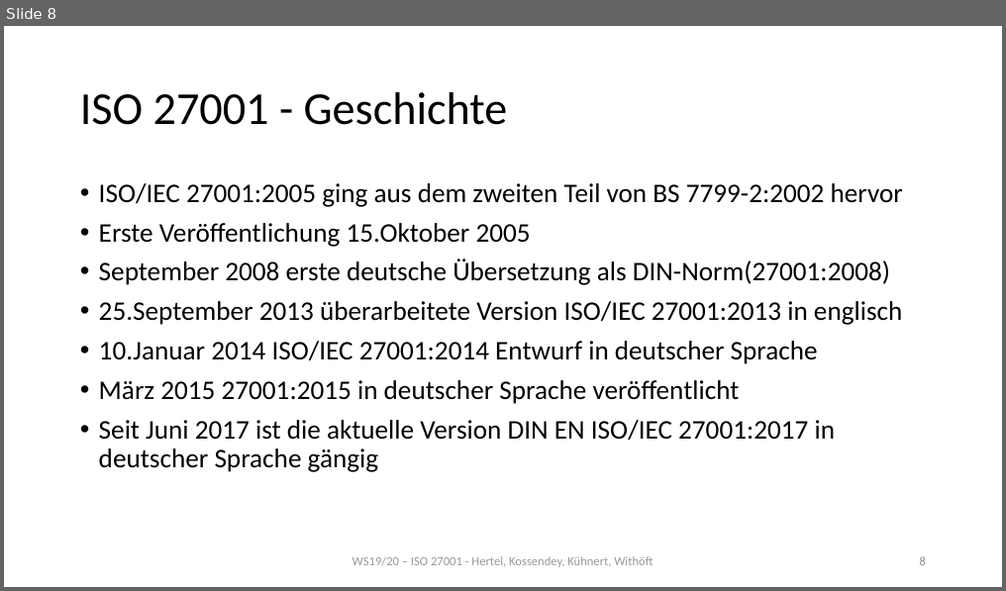
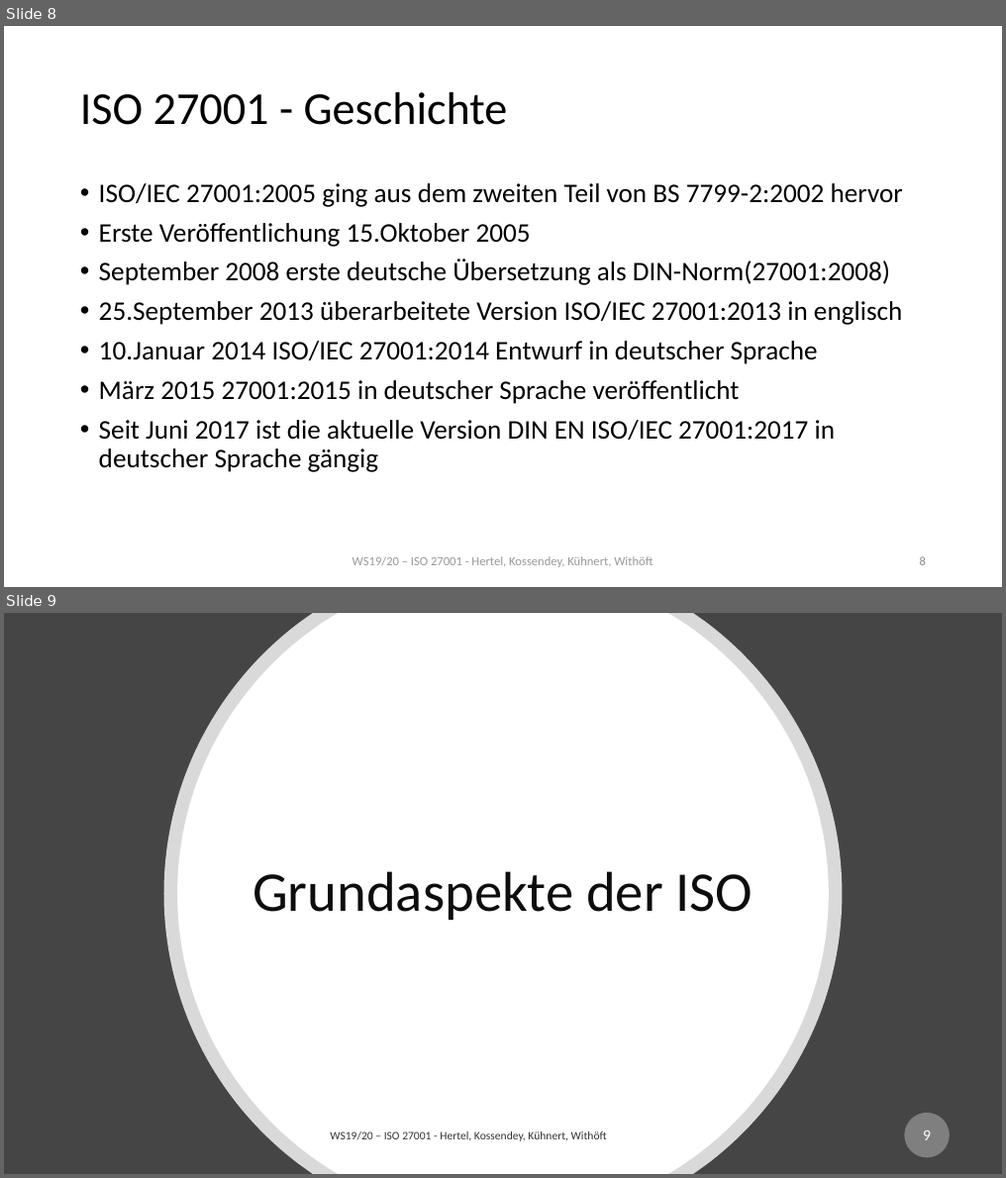
Before and after one commit to mwithoeft/SicherheitUndZuverlaessigkeit, a slide deck: merged.pptx. Shown one above the other, each under a label of ours: slide 8 before the commit, slides 8 and 9 after it. The pictures are 1006x591 and 1006x1178 pixels, drawn with LibreOffice and Linux fonts; fonts in the diff are those of the drawing. Boxes give left, top, right and bottom in pixels: in the first picture for what was removed or moved away, otherwise in the second. Text is boxed around its words. In the diff, an @@ line names an element or a change of style, - is before the commit and + after.

```diff
--- a/merged.pptx
+++ b/merged.pptx
@@ slide 9 added at (4, 613, 1002, 1174), background #454545 @@
@@ freeform shape added at (164, 613, 843, 1174), fill #FFFFFF at 80% opacity @@
@@ freeform shape added at (177, 613, 829, 1174), fill #FFFFFF @@
@@ title added at (252, 871, 753, 920), 54 pt, text #0D0D0D @@
+Grundaspekte der ISO
@@ page number added at (905, 1113, 949, 1158), fill #7F7F7F, 15 pt, text #FFFFFF @@
+9
@@ text added at (330, 1132, 607, 1142), 11 pt, text #000000 at 80% opacity @@
+WS19/20 – ISO 27001 - Hertel, Kossendey, Kühnert, Withöft
```
Also in this commit, not shown: 2 slides changed, 7 other slides added.
